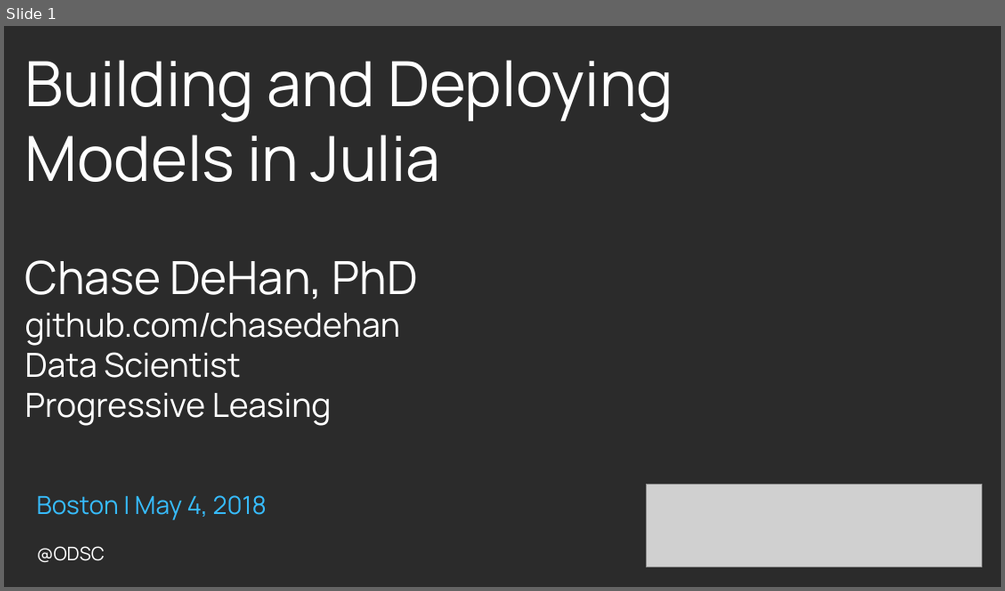
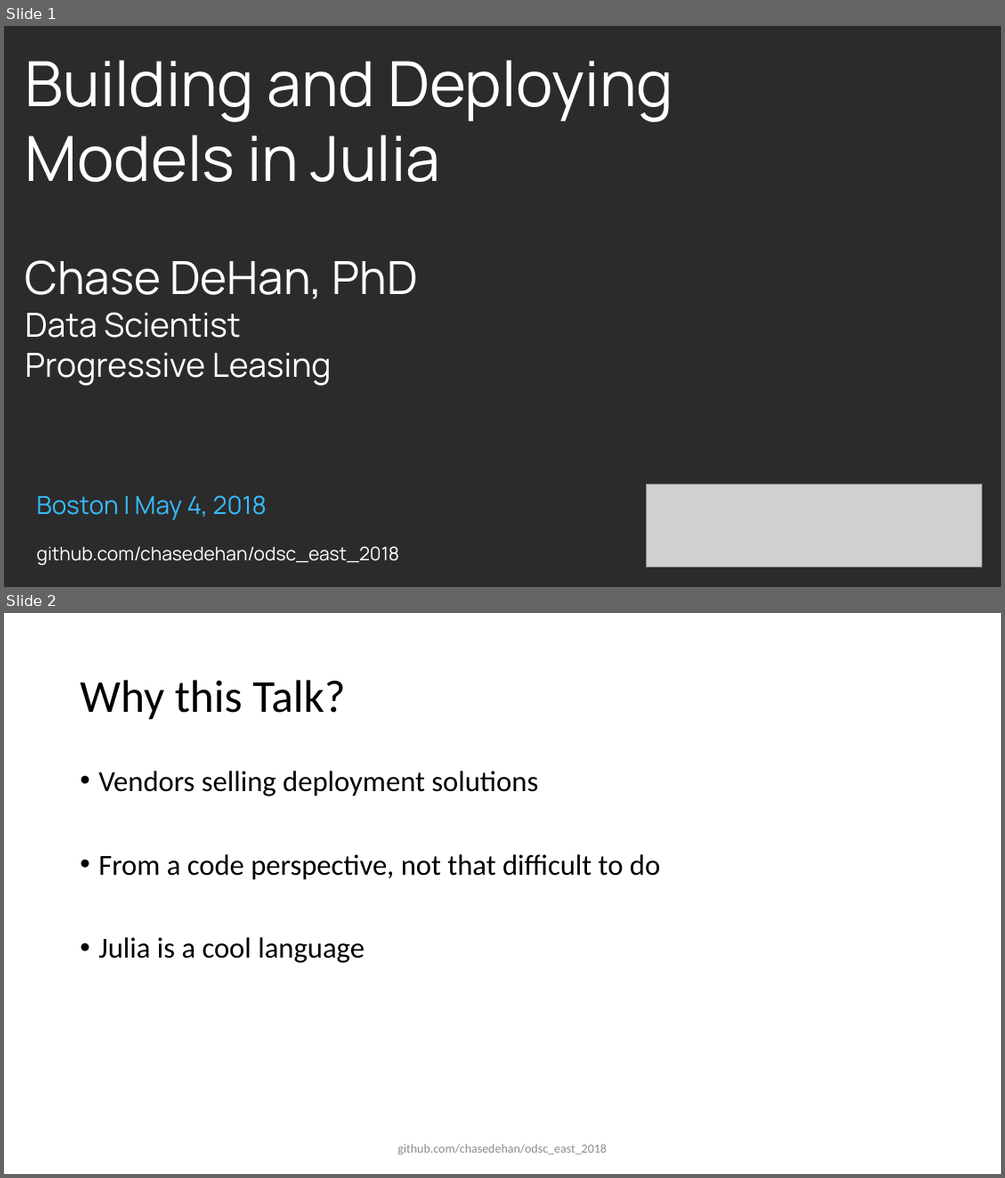
Before and after one commit to chasedehan/odsc_east_2018, a slide deck: Building and Deploying Models in Julia.pptx. Shown one above the other, each under a label of ours: slide 1 before the commit, slides 1 and 2 after it. The pictures are 1005x591 and 1005x1178 pixels, drawn with LibreOffice and Linux fonts; fonts in the diff are those of the drawing; grey boxes stand for pictures; background and template pictures are left out; a plain dark background stands for a picture behind light text. Boxes give left, top, right and bottom in pixels: in the first picture for what was removed or moved away, otherwise in the second. Text is boxed around its words. In the diff, an @@ line names an element or a change of style, - is before the commit and + after.

```diff
--- a/Building and Deploying Models in Julia.pptx
+++ b/Building and Deploying Models in Julia.pptx
@@ slide 2 added at [4,613,1001,1174], background #FFFFFF @@
@@ title added at [80,680,345,720], 44 pt, text #000000 @@
+Why this Talk?
@@ text added at [98,771,660,963], 28 pt, text #000000 @@
+• Vendors selling deployment solutions
+• From a code perspective, not that difficult to do
+• Julia is a cool language
@@ text added at [397,1143,607,1155], 12 pt, text #8C8C8C @@
+github.com/chasedehan/odsc_east_2018
@@ slide 1 changed as well @@
@@ text at [25,313,400,346]: paragraph removed @@
-github.com/chasedehan
@@ text at [37,546,400,565]: text changed @@
-@ODSC
+github.com/chasedehan/odsc_east_2018
```
Also in this commit, not shown: 6 other slides added, 5 slides removed, 3 other files.
